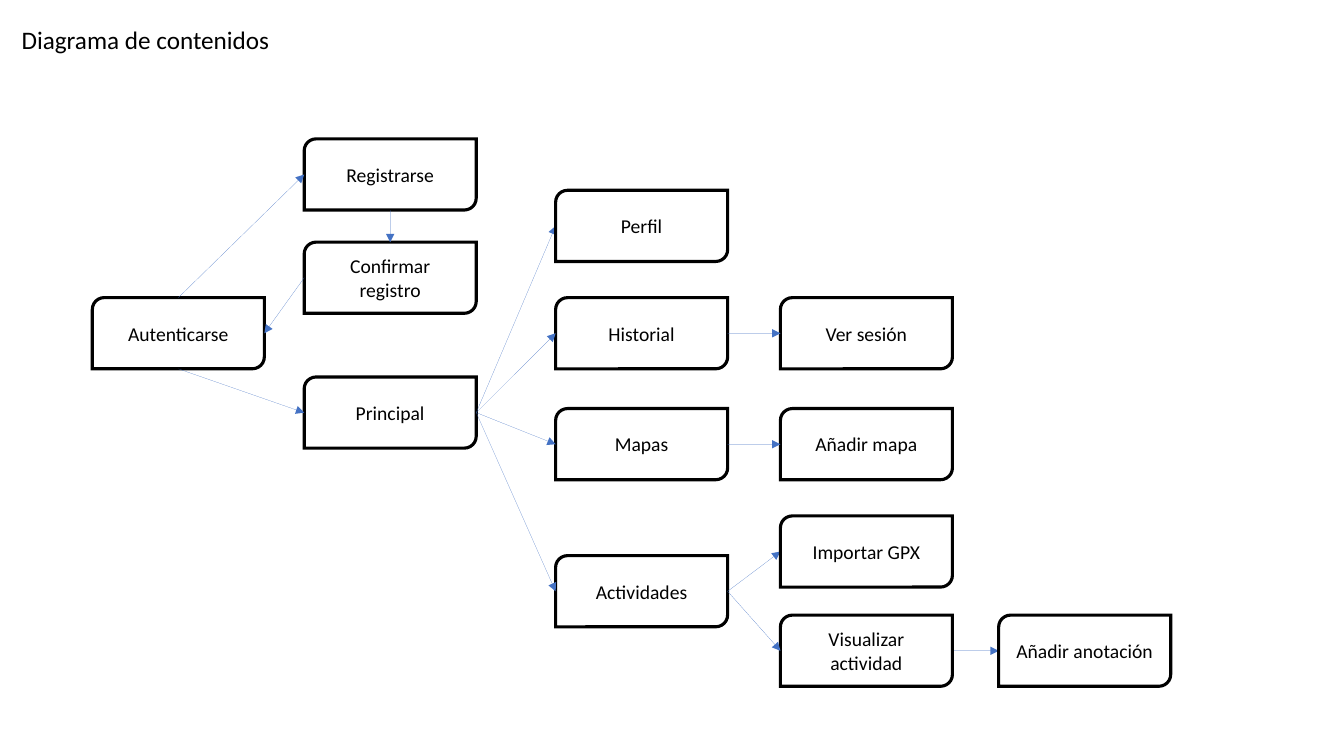
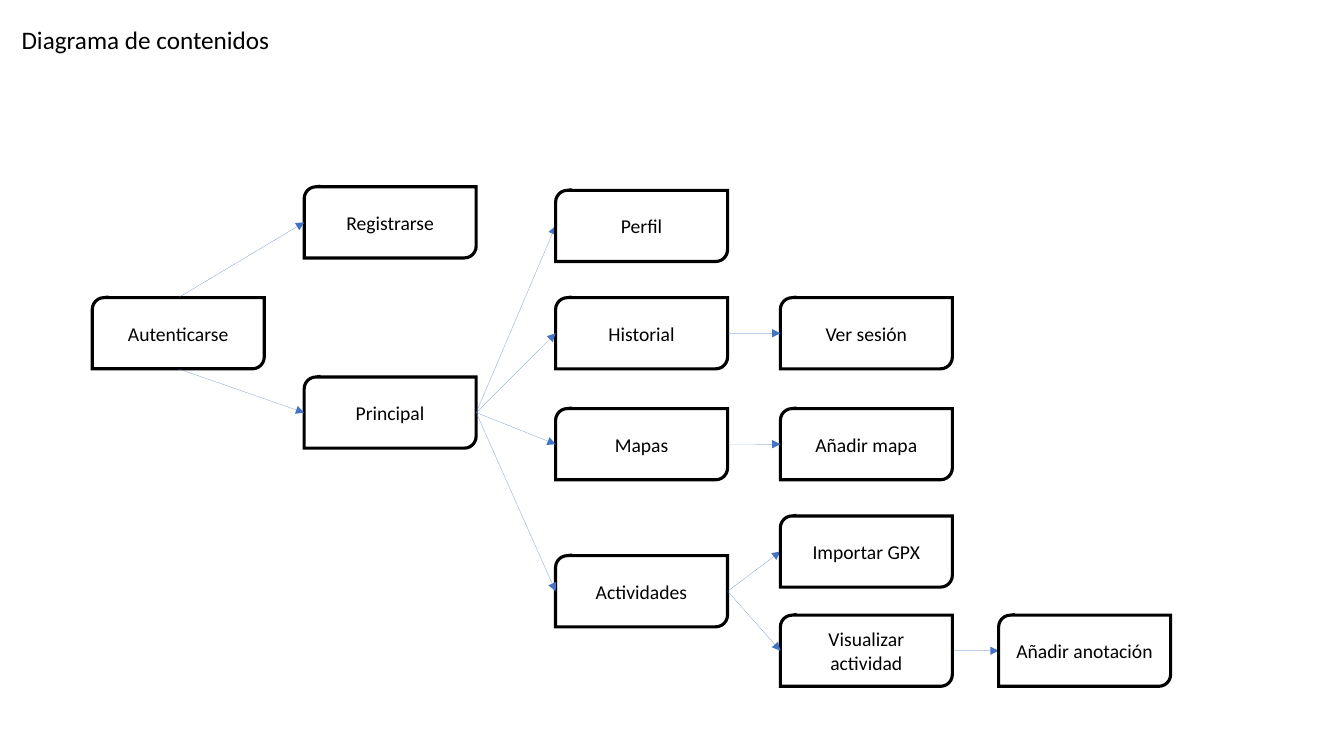
Before and after one commit to Mariaax6/running-la-safor-ipc, a slide deck: slide 1 of docs/Diagrama_de_contenidos.pptx. Drawn at 1344x756 pixels with LibreOffice and Linux fonts; fonts in the diff are those of the drawing. Boxes give left, top, right and bottom in pixels: in the first picture for what was removed or moved away, otherwise in the second. Text is boxed around its words. In the diff, an @@ line names an element or a change of style, - is before the commit and + after.

Commit message:
Nueva versión diagrama de contenidos

```diff
--- a/docs/Diagrama_de_contenidos.pptx
+++ b/docs/Diagrama_de_contenidos.pptx
@@ round diag rect "Registrarse" moved from (x1=304, y1=139, x2=477, y2=211) to (x1=304, y1=187, x2=477, y2=258) @@
@@ arrow moved from (178, 297) - (304, 174) to (178, 297) - (304, 223) @@
@@ arrow removed from (390, 210) to (390, 242) @@
@@ round diag rect removed at (x1=304, y1=242, x2=477, y2=314) @@
-Confirmar registro
@@ arrow removed from (304, 278) to (264, 334) @@
```
